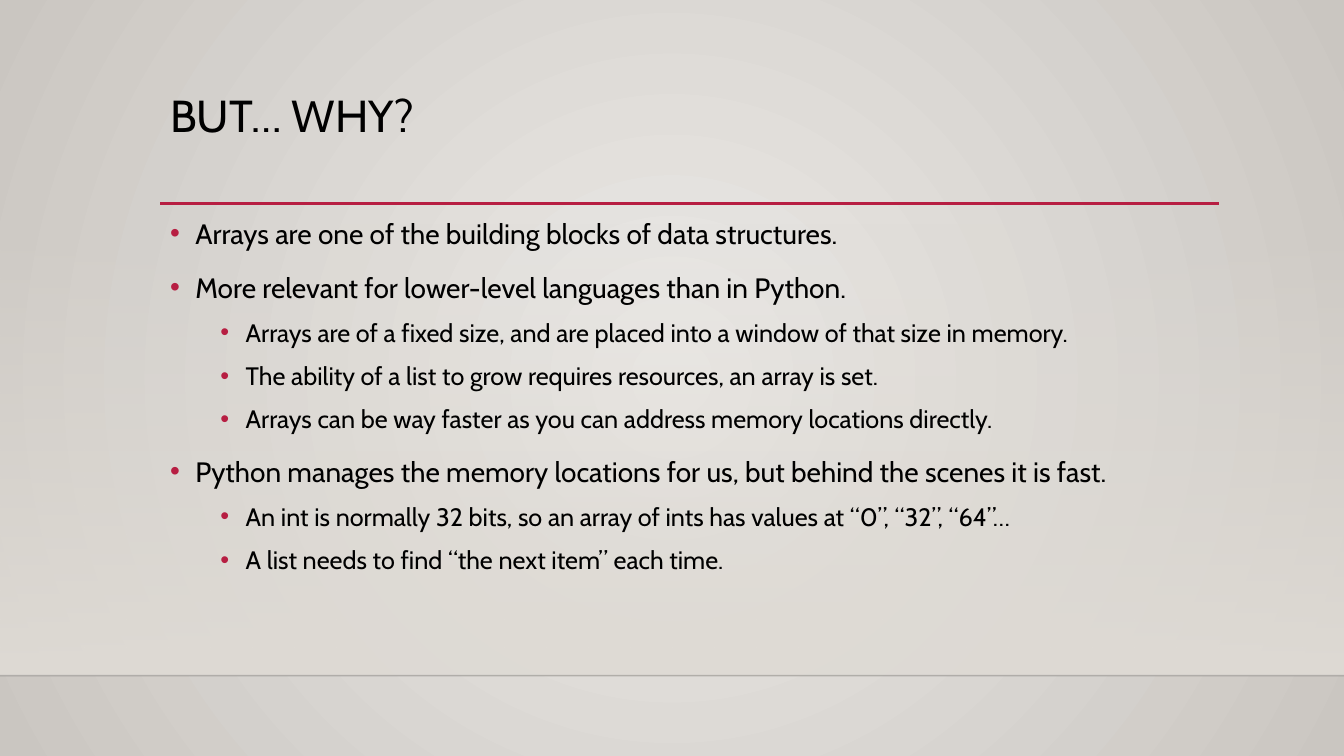
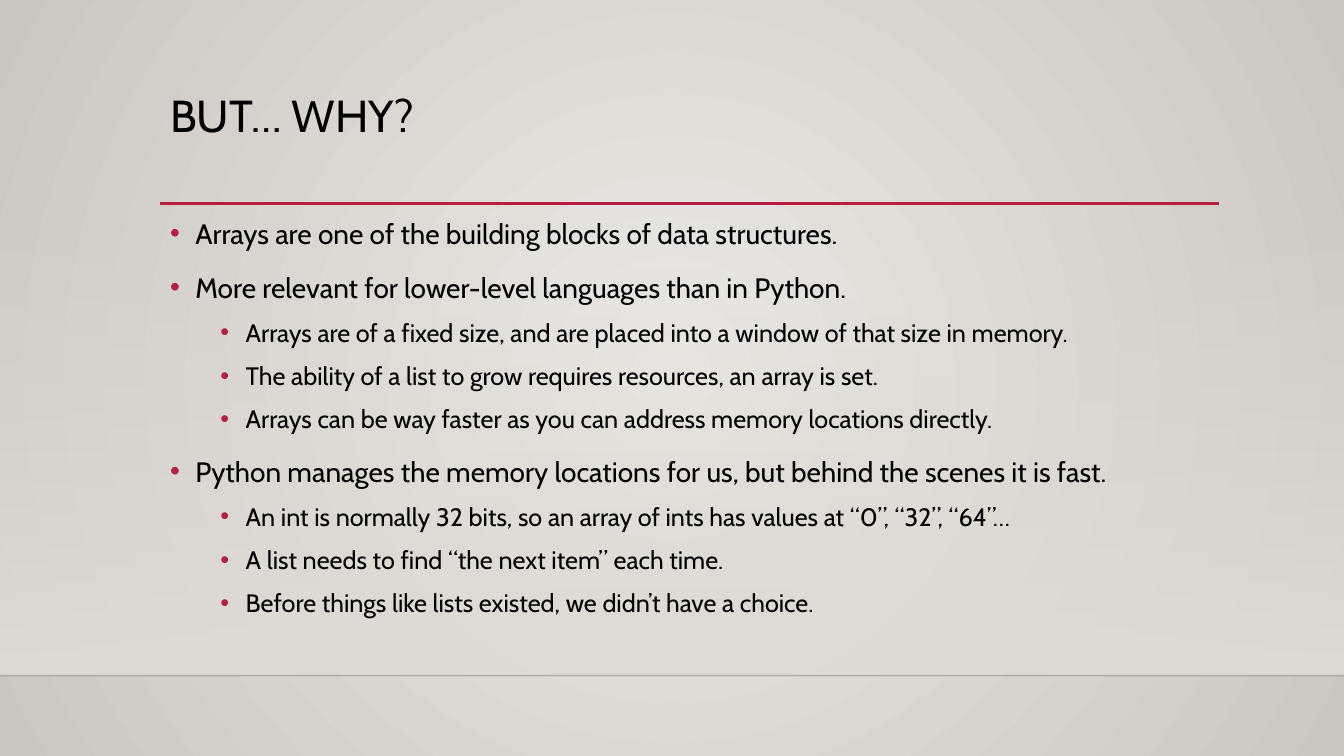
Before and after one commit to okohnkay/Programming_Basics_for_ML, a slide deck: slide 4 of course_material/slides/013_arrays.pptx. Drawn at 1344x756 pixels with LibreOffice and Linux fonts; fonts in the diff are those of the drawing; background and template pictures are left out. Boxes give left, top, right and bottom in pixels: in the first picture for what was removed or moved away, otherwise in the second. Text is boxed around its words. In the diff, an @@ line names an element or a change of style, - is before the commit and + after.

```diff
--- a/course_material/slides/013_arrays.pptx
+++ b/course_material/slides/013_arrays.pptx
@@ text at (x1=246, y1=593, x2=814, y2=619): paragraph added @@
+  • Before things like lists existed, we didn’t have a choice.
```
Also in this commit, not shown: 1 other slide changed, 17 other files.
